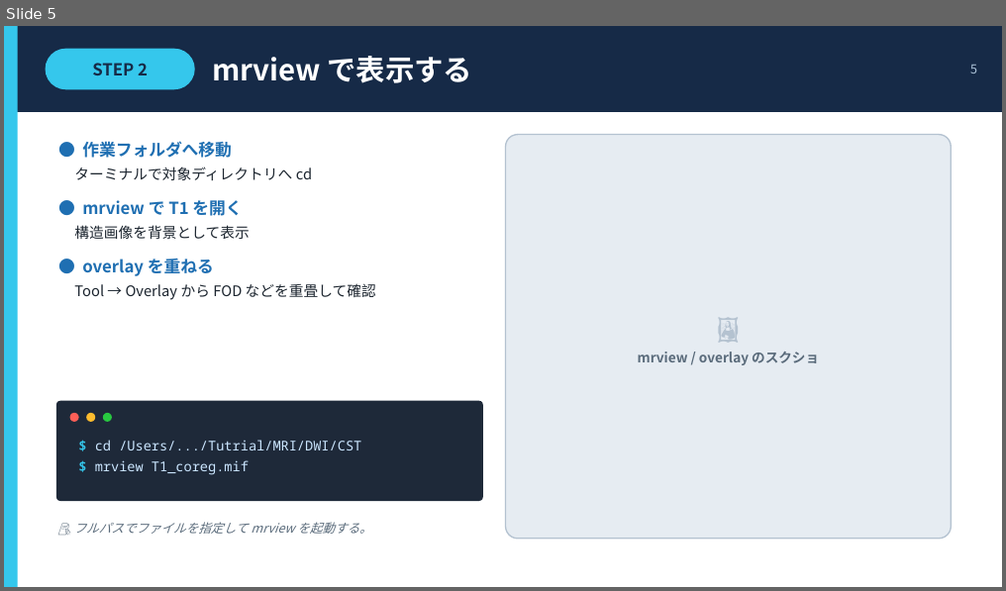
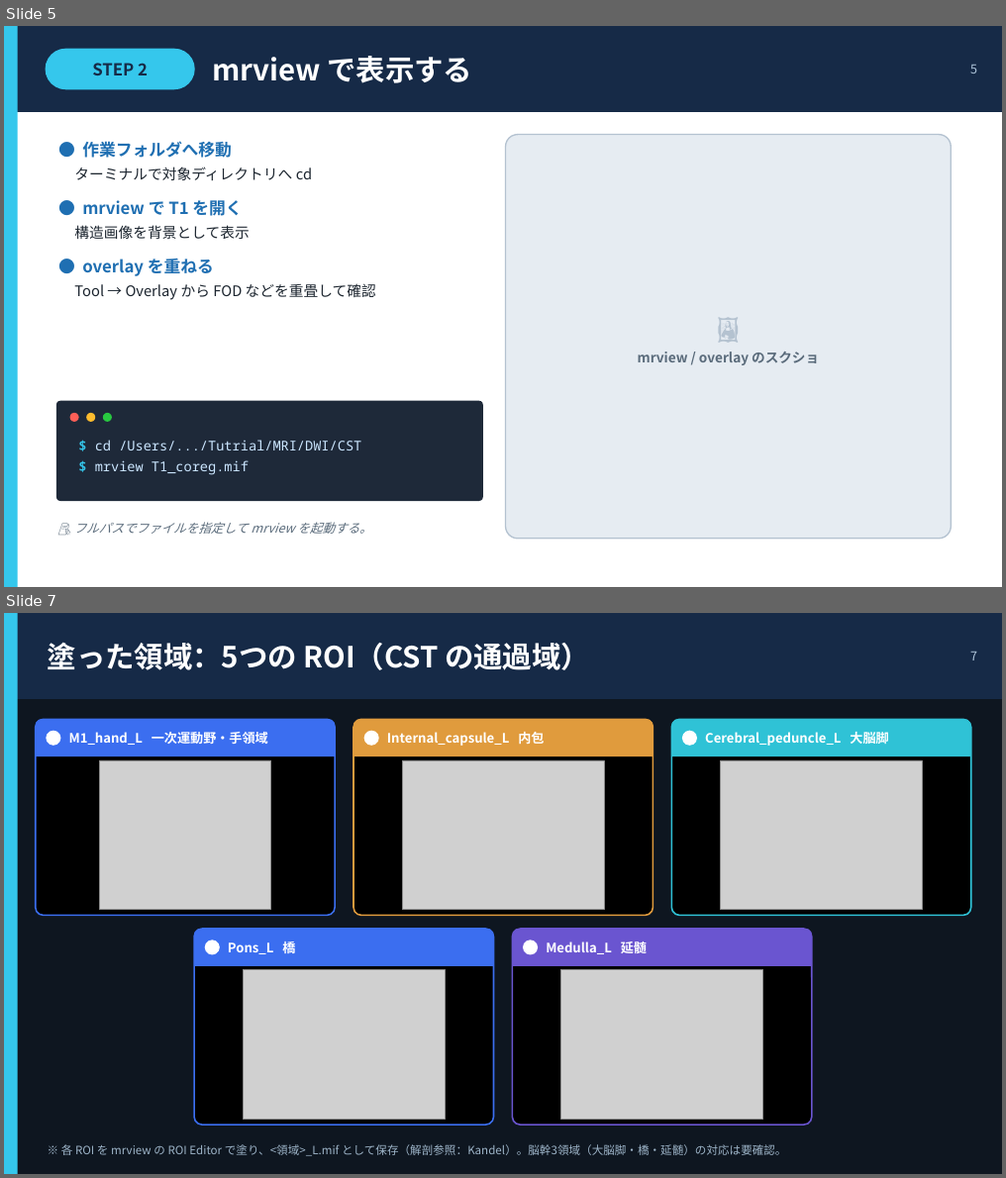
Before and after one commit to tiankevin02/Kevin-Email-AI, a slide deck: slides/CST_tractography_slides.pptx. Shown one above the other, each under a label of ours: slide 5 before the commit, slides 5 and 7 after it; the slides between them are not shown. The pictures are 1006x591 and 1006x1178 pixels, drawn with LibreOffice and Linux fonts; fonts in the diff are those of the drawing; grey boxes stand for pictures. Boxes give left, top, right and bottom in pixels: in the first picture for what was removed or moved away, otherwise in the second. Text is boxed around its words. In the diff, an @@ line names an element or a change of style, - is before the commit and + after.

```diff
--- a/slides/CST_tractography_slides.pptx
+++ b/slides/CST_tractography_slides.pptx
@@ slide 7 added at (x1=4, y1=613, x2=1002, y2=1174), background #FFFFFF @@
@@ rectangle added at (x1=4, y1=613, x2=1002, y2=1174), fill #0E1620 @@
@@ rectangle added at (x1=4, y1=613, x2=1002, y2=699), fill #162A47 @@
@@ rectangle added at (x1=4, y1=613, x2=18, y2=1174), fill #35C7EC @@
@@ text added at (x1=48, y1=642, x2=590, y2=670), 28 pt, text #FFFFFF, bold @@
+塗った領域：5つの ROI（CST の通過域）
@@ text added at (x1=970, y1=652, x2=977, y2=661), 12 pt, text #AFC6DB @@
+7
@@ rounded rectangle added at (x1=36, y1=719, x2=335, y2=916), fill #000000, outline #3B6EF0 1.5 pt @@
@@ round same rect added at (x1=36, y1=719, x2=335, y2=757), fill #3B6EF0 @@
@@ ellipse added at (x1=46, y1=731, x2=60, y2=746), fill #FFFFFF @@
@@ rounded rectangle added at (x1=353, y1=719, x2=653, y2=916), fill #000000, outline #E09B3D 1.5 pt @@
@@ round same rect added at (x1=353, y1=719, x2=653, y2=757), fill #E09B3D @@
@@ ellipse added at (x1=364, y1=731, x2=379, y2=746), fill #FFFFFF @@
@@ rounded rectangle added at (x1=672, y1=719, x2=971, y2=916), fill #000000, outline #2FC2D6 1.5 pt @@
@@ round same rect added at (x1=672, y1=719, x2=971, y2=757), fill #2FC2D6 @@
@@ ellipse added at (x1=682, y1=731, x2=697, y2=746), fill #FFFFFF @@
@@ text added at (x1=69, y1=732, x2=268, y2=745), 12.5 pt, text #FFFFFF, bold @@
+M1_hand_L 一次運動野・手領域
@@ picture added at (x1=99, y1=761, x2=270, y2=909) @@
@@ text added at (x1=387, y1=732, x2=544, y2=746), 12.5 pt, text #FFFFFF, bold @@
+Internal_capsule_L 内包
@@ picture added at (x1=402, y1=761, x2=604, y2=909) @@
@@ text added at (x1=705, y1=732, x2=888, y2=746), 12.5 pt, text #FFFFFF, bold @@
+Cerebral_peduncle_L 大脳脚
@@ picture added at (x1=721, y1=761, x2=923, y2=909) @@
@@ rounded rectangle added at (x1=194, y1=929, x2=494, y2=1125), fill #000000, outline #3B6EF0 1.5 pt @@
@@ round same rect added at (x1=194, y1=929, x2=494, y2=966), fill #3B6EF0 @@
@@ text added at (x1=228, y1=939, x2=295, y2=957), 12.5 pt, text #FFFFFF, bold @@
+Pons_L 橋
@@ rounded rectangle added at (x1=512, y1=929, x2=812, y2=1125), fill #000000, outline #6A55D0 1.5 pt @@
@@ round same rect added at (x1=512, y1=929, x2=812, y2=966), fill #6A55D0 @@
@@ ellipse added at (x1=205, y1=940, x2=220, y2=956), fill #FFFFFF @@
@@ ellipse added at (x1=523, y1=940, x2=538, y2=956), fill #FFFFFF @@
@@ text added at (x1=546, y1=942, x2=647, y2=955), 12.5 pt, text #FFFFFF, bold @@
+Medulla_L 延髄
@@ picture added at (x1=243, y1=970, x2=445, y2=1119) @@
@@ picture added at (x1=561, y1=970, x2=763, y2=1119) @@
@@ text added at (x1=61, y1=1145, x2=786, y2=1157), 11 pt, text #9DB4C8 @@
+※ 各 ROI を mrview の ROI Editor で塗り、<領域>_L.mif として保存（解剖参照：Kandel）。脳幹3領域（大脳脚・橋・延髄）の対応は要確認。
```
Also in this commit, not shown: 5 slides changed, 6 other files.
